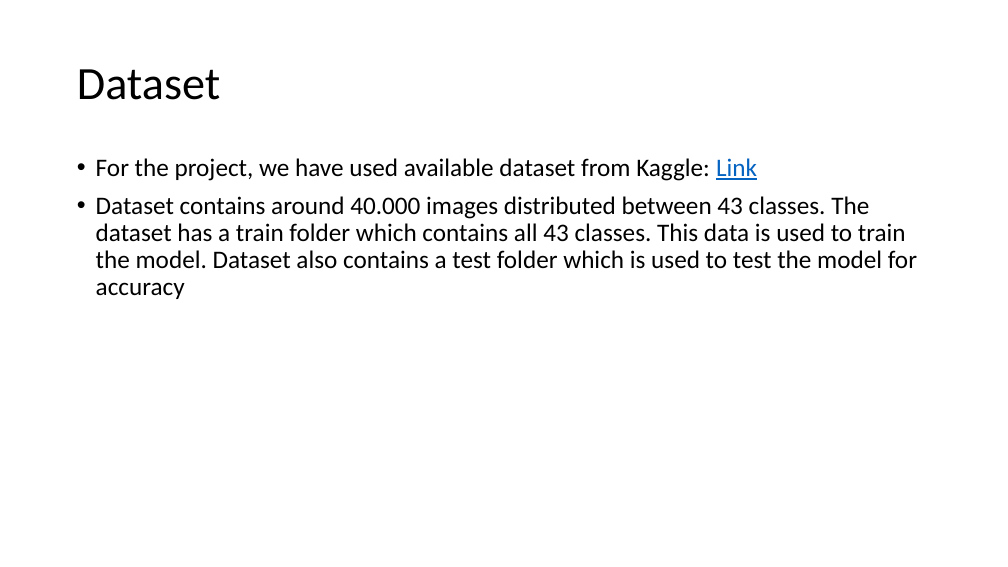
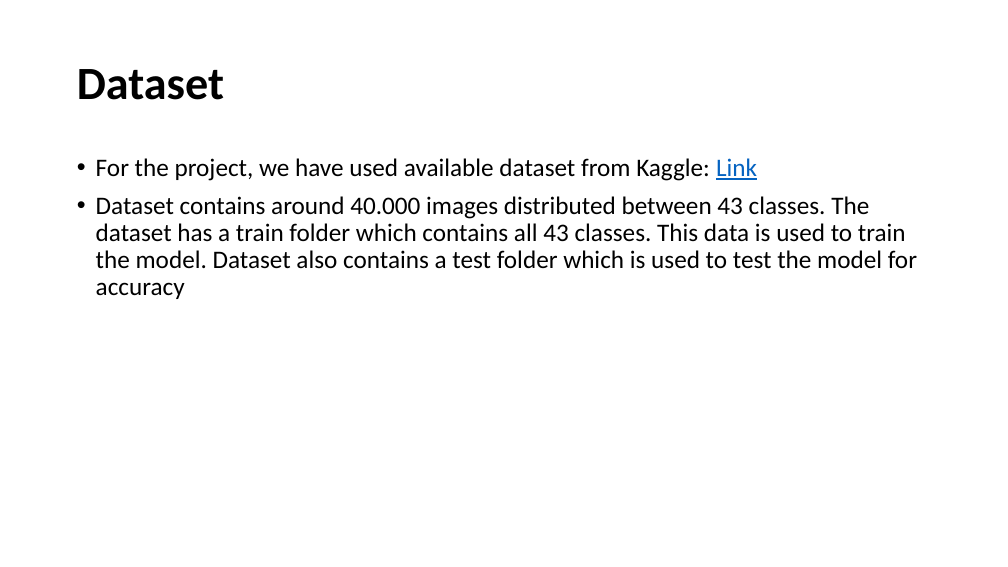
Before and after one commit to skandswami/SRH_AAI_Traffic_Utilities_ML, a slide deck: slide 17 of Traffic_Sign_Recog_Presentation.pptx. Drawn at 1008x567 pixels with LibreOffice and Linux fonts; fonts in the diff are those of the drawing. Boxes give left, top, right and bottom in pixels: in the first picture for what was removed or moved away, otherwise in the second. Text is boxed around its words. In the diff, an @@ line names an element or a change of style, - is before the commit and + after.

```diff
--- a/Traffic_Sign_Recog_Presentation.pptx
+++ b/Traffic_Sign_Recog_Presentation.pptx
@@ title "Dataset" at [77,69,224,100]: bold on @@
```
Also in this commit, not shown: 23 other slides changed.
